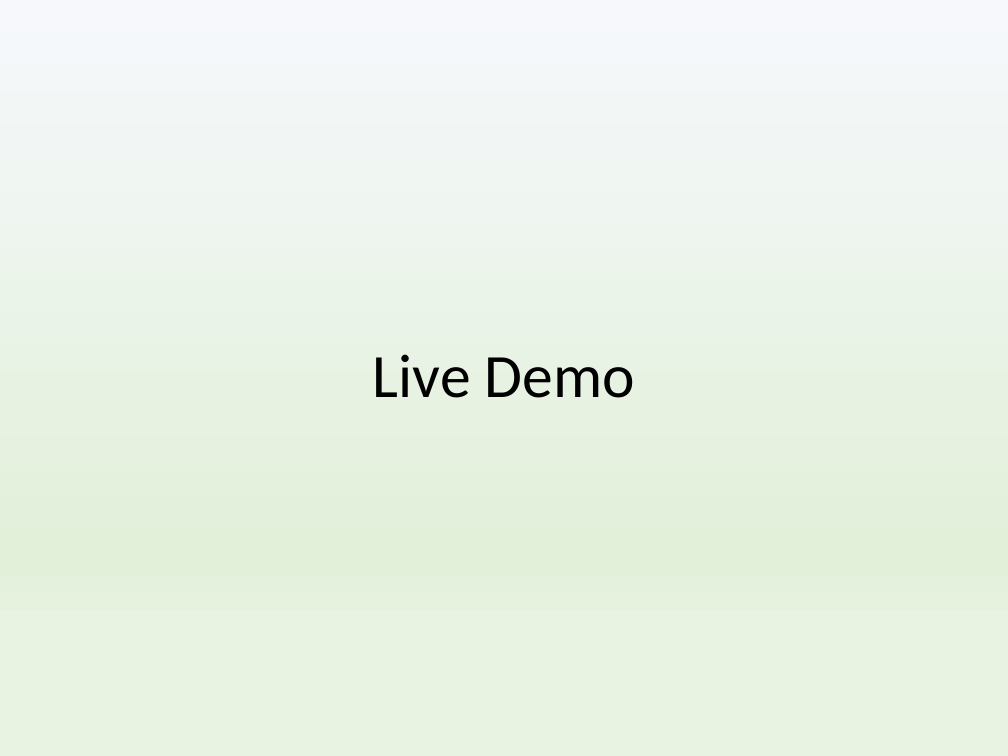
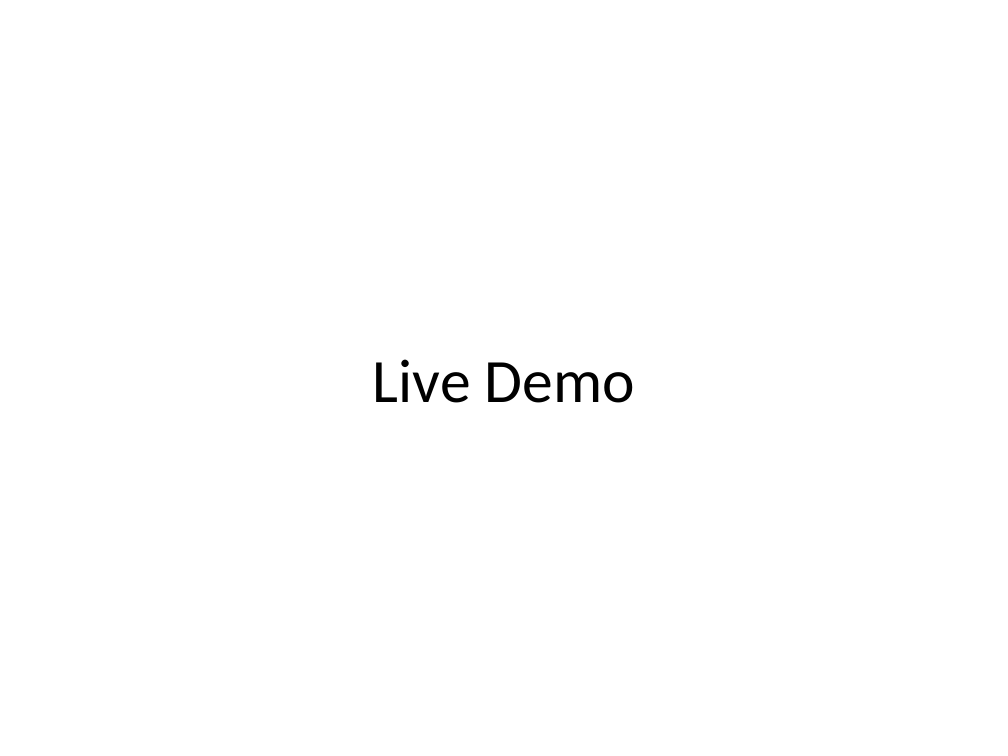
Before and after one commit to MIDw17group02/sightseeingApp, a slide deck: slide 9 of NiceTours Presentation.pptx (slide 6 before the commit). Drawn at 1008x756 pixels with LibreOffice and Linux fonts; fonts in the diff are those of the drawing. Boxes give left, top, right and bottom in pixels: in the first picture for what was removed or moved away, otherwise in the second. Text is boxed around its words. In the diff, an @@ line names an element or a change of style, - is before the commit and + after.

```diff
--- a/NiceTours Presentation.pptx
+++ b/NiceTours Presentation.pptx
@@ background gradient #F6F8FC to #E2F0D9 to #E8F3E1 to #FFFFFF @@
@@ text "Live Demo" at <box>373,359,635,403</box>: line spacing 0.9 to 1 @@
```
Also in this commit, not shown: 7 other slides changed, 3 slides added.
